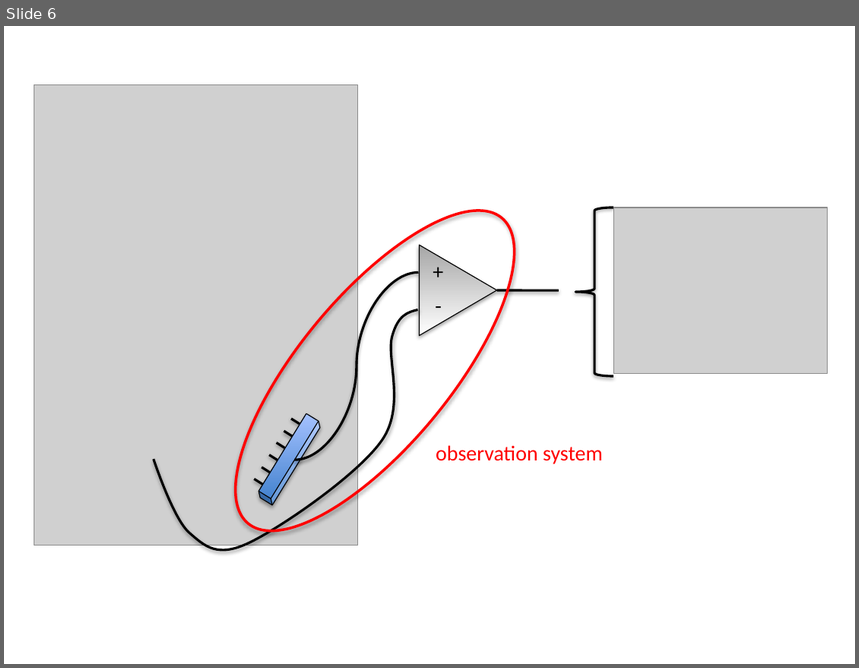
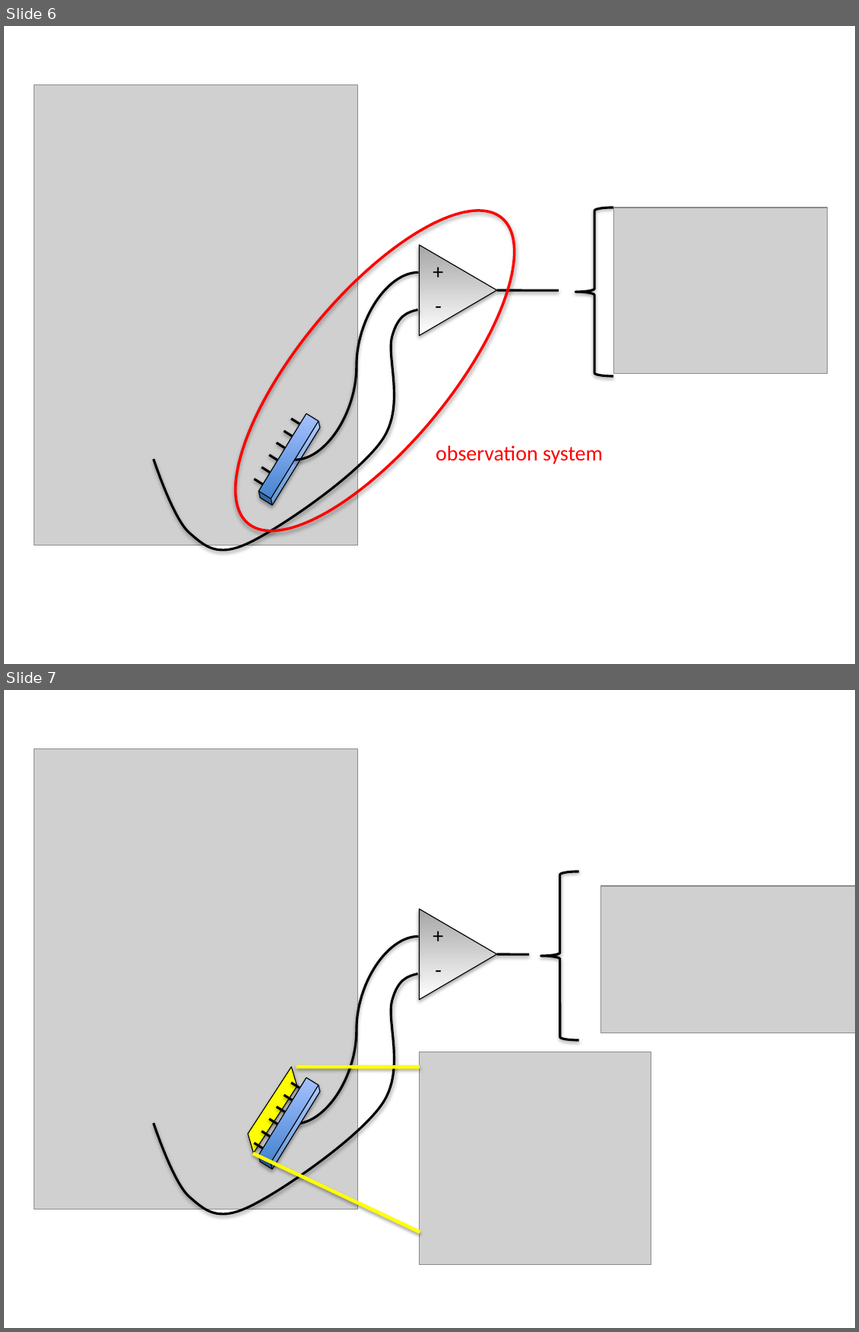
Before and after one commit to mikedewar/BrainIDE, a slide deck: ltx/BrainIDETalk/Figures/BrainElectrode.pptx. Shown one above the other, each under a label of ours: slide 6 before the commit, slides 6 and 7 after it. The pictures are 859x668 and 859x1332 pixels, drawn with LibreOffice and Linux fonts; fonts in the diff are those of the drawing; grey boxes stand for pictures. Boxes give left, top, right and bottom in pixels: in the first picture for what was removed or moved away, otherwise in the second. Text is boxed around its words. In the diff, an @@ line names an element or a change of style, - is before the commit and + after.

```diff
--- a/ltx/BrainIDETalk/Figures/BrainElectrode.pptx
+++ b/ltx/BrainIDETalk/Figures/BrainElectrode.pptx
@@ slide 7 added at bbox=[4, 690, 855, 1328], background #FFFFFF @@
@@ picture added at bbox=[34, 749, 358, 1210] @@
@@ left brace added at bbox=[541, 872, 579, 1040], outline #000000 2 pt @@
@@ picture added at bbox=[601, 886, 855, 1033] @@
@@ triangle added at bbox=[420, 909, 496, 1000], fill gradient #A6A6A6 to #FFFFFF, outline #000000 0.75 pt @@
@@ text added at bbox=[424, 917, 452, 951], 18 pt, text #000000 @@
++
@@ curved line added from (294, 1124) to (418, 937), #000000 2 pt @@
@@ text added at bbox=[427, 952, 451, 986], 18 pt, text #000000 @@
+-
@@ line added from (496, 954) to (529, 954), #000000 2 pt @@
@@ freeform shape added at bbox=[154, 974, 418, 1223], outline #000000 2 pt @@
@@ picture added at bbox=[420, 1053, 651, 1265] @@
@@ parallelogram added at bbox=[241, 1068, 304, 1154], fill #FFFF00, outline #000000 0.75 pt @@
@@ line added from (296, 1067) to (420, 1067), #FFFF00 3 pt @@
@@ group added at bbox=[254, 1078, 322, 1169]: 6 lines, 1 cube @@
@@ line added from (253, 1154) to (420, 1232), #FFFF00 3 pt @@
```
Also in this commit, not shown: 18 other files.
